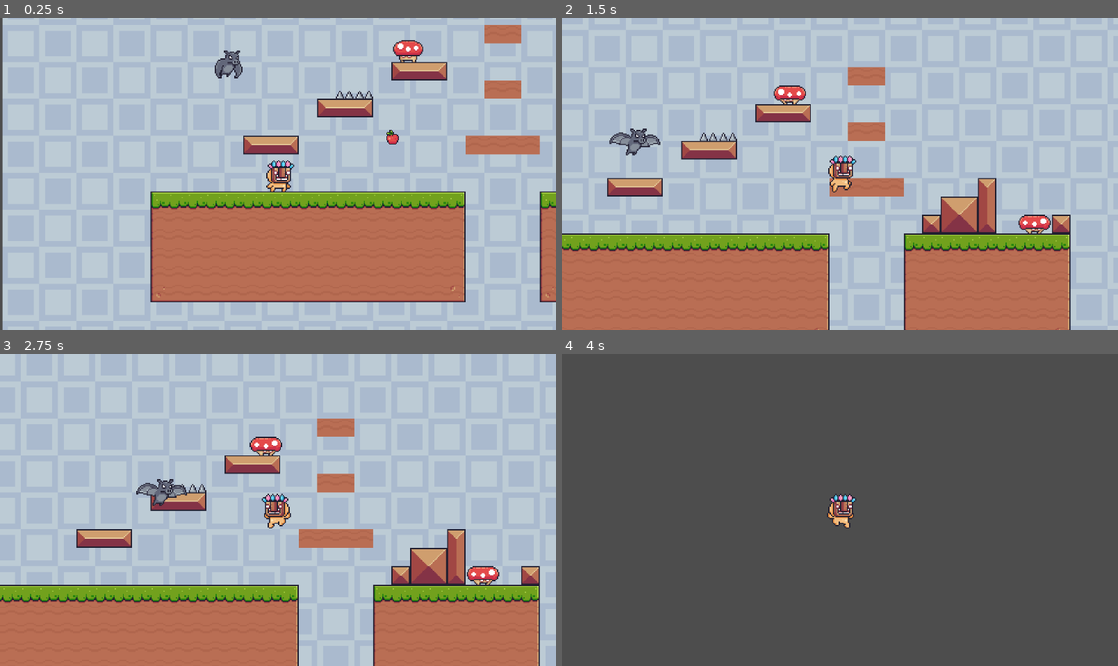
Above: before the commit, frames 1-4 (two rows, left to right).
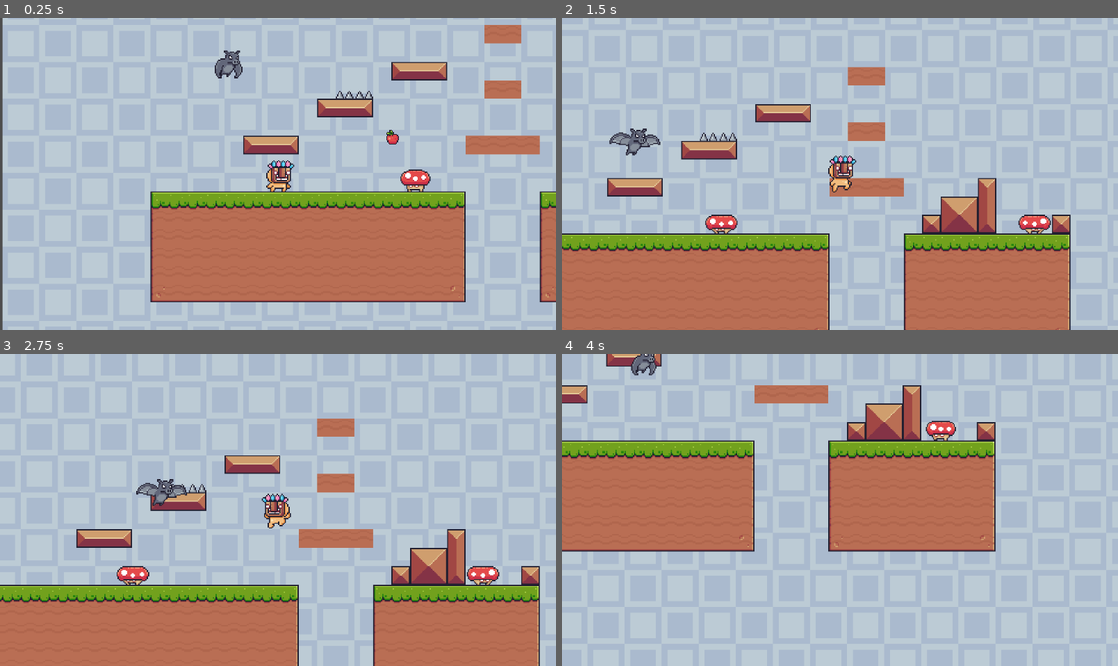
Above: after the commit, the same moments.

Repository: WMinerva/2D-platformer
Game: Godot game, scene res://scenes/levels/level.tscn
Two runs of this game, one before a commit and one after it. Both use one fixed random seed, a clock stepped at 60 frames per second and the inputs below.
Inputs:
- Up to frame 1 (0.25 s): no input
- Up to frame 2 (1.5 s): hold Right (right) from 0.53 s (still down); tap Space (jump) at 0.6, 0.77, 1.07, 1.35 s
- Up to frame 3 (2.75 s): tap Space (jump) at 1.52, 1.82, 2.1 s; release Right (right) at 2.03 s; hold Left (left) from 2.03 s (still down)
- Up to frame 4 (4 s): release Left (left) at 2.78 s; hold Right (right) from 2.78 s (still down); tap Space (jump) at 2.85, 3.02, 3.32, 3.6, 3.77 s

The runs differ from the first frame. In frame 1, 0.6% of the frame differs, in the area x 70-78%, y 7-56%; in frame 2, 0.6%; in frame 3, 0.6%; in frame 4, 100%, in the area x 0-100%, y 0-100%.

Commit message:
enemies death & fall-death

Diff:
--- a/scenes/enemies/bat.tscn
+++ b/scenes/enemies/bat.tscn
@@ -62,7 +62,7 @@
 }]
 
 [sub_resource type="RectangleShape2D" id="RectangleShape2D_4k4o5"]
-size = Vector2(42, 17)
+size = Vector2(32, 12)
 
 [node name="Bat" unique_id=88328363 instance=ExtResource("1_rt4uy")]
 script = ExtResource("2_5m14n")
@@ -74,6 +74,9 @@
 autoplay = "bat"
 frame_progress = 0.18158633
 
-[node name="CollisionShape2D" parent="HurtBox" parent_id_path=PackedInt32Array(2000100387) index="0" unique_id=1769150756]
-position = Vector2(0, -1.5)
+[node name="HurtBox" parent="." index="2" unique_id=2000100387]
+position = Vector2(0, -8)
+
+[node name="CollisionShape2D" parent="HurtBox" index="0" unique_id=1769150756]
+position = Vector2(0, 6)
 shape = SubResource("RectangleShape2D_4k4o5")
--- a/scenes/enemies/enemy.gd
+++ b/scenes/enemies/enemy.gd
@@ -3,6 +3,8 @@
 
 @export var speed: int
 @export var gravity: int
+@onready var hurt_box: Area2D = $HurtBox
+
 var player
 
 func _ready() -> void:
@@ -10,4 +12,6 @@
 
 
 func _on_hurt_box_area_entered(area: Area2D) -> void:
-	queue_free()
+
+	if player.position.y < hurt_box.global_position.y:
+		queue_free()
--- a/scenes/enemies/mushroom.tscn
+++ b/scenes/enemies/mushroom.tscn
@@ -129,7 +129,7 @@
 
 [sub_resource type="CapsuleShape2D" id="CapsuleShape2D_1calh"]
 radius = 8.0
-height = 18.0
+height = 20.0
 
 [node name="Mushroom" unique_id=88328363 instance=ExtResource("1_uk2no")]
 script = ExtResource("2_1calh")
@@ -146,8 +146,11 @@
 position = Vector2(0, 9)
 shape = SubResource("RectangleShape2D_1calh")
 
-[node name="CollisionShape2D" parent="HurtBox" parent_id_path=PackedInt32Array(2000100387) index="0" unique_id=1769150756]
-position = Vector2(0, 6)
+[node name="HurtBox" parent="." index="2" unique_id=2000100387]
+position = Vector2(0, -7)
+
+[node name="CollisionShape2D" parent="HurtBox" index="0" unique_id=1769150756]
+position = Vector2(0, 13)
 rotation = 1.5707964
 shape = SubResource("CapsuleShape2D_1calh")
 
--- a/scenes/levels/level.tscn
+++ b/scenes/levels/level.tscn
@@ -67,6 +67,9 @@
 physics_layer_0/collision_layer = 1
 sources/0 = SubResource("TileSetAtlasSource_b2cq8")
 
+[sub_resource type="RectangleShape2D" id="RectangleShape2D_ouxo3"]
+size = Vector2(65, 20)
+
 [node name="Level" type="Node2D" unique_id=479086563]
 
 [node name="TilemapsLayers" type="Node2D" parent="." unique_id=1732389165]
@@ -93,6 +96,16 @@
 [node name="Spikes" parent="Traps" unique_id=411970089 instance=ExtResource("8_ouxo3")]
 position = Vector2(176, 88)
 
+[node name="FallDeathArea" type="Area2D" parent="Traps" unique_id=1479166857 groups=["traps"]]
+position = Vector2(306, 260)
+collision_layer = 16
+collision_mask = 0
+metadata/_edit_group_ = true
+
+[node name="CollisionShape2D" type="CollisionShape2D" parent="Traps/FallDeathArea" unique_id=1083758550]
+position = Vector2(-1.5, 0)
+shape = SubResource("RectangleShape2D_ouxo3")
+
 [node name="Enemies" type="Node2D" parent="." unique_id=518537984]
 
 [node name="Mushroom" parent="Enemies" unique_id=88328363 instance=ExtResource("5_urvlt")]
@@ -101,7 +114,7 @@
 collision_mask = 1
 
 [node name="Mushroom2" parent="Enemies" unique_id=924970480 instance=ExtResource("5_urvlt")]
-position = Vector2(229, 46)
+position = Vector2(236, 159)
 collision_layer = 1
 collision_mask = 1
 
--- a/scenes/player/player.gd
+++ b/scenes/player/player.gd
@@ -49,4 +49,10 @@
 
 
 func _on_hurt_box_area_entered(area: Area2D) -> void:
-	queue_free()
+	if area.is_in_group("traps"):
+		queue_free()
+		return
+	if position.y < area.global_position.y:
+		velocity.y = -jump_speed
+	else:
+		queue_free()
--- a/scenes/traps/spikes.tscn
+++ b/scenes/traps/spikes.tscn
@@ -5,7 +5,7 @@
 [sub_resource type="RectangleShape2D" id="RectangleShape2D_k7bup"]
 size = Vector2(28, 5)
 
-[node name="Spikes" type="Area2D" unique_id=411970089]
+[node name="Spikes" type="Area2D" unique_id=411970089 groups=["traps"]]
 collision_layer = 16
 collision_mask = 2
 metadata/_edit_group_ = true
